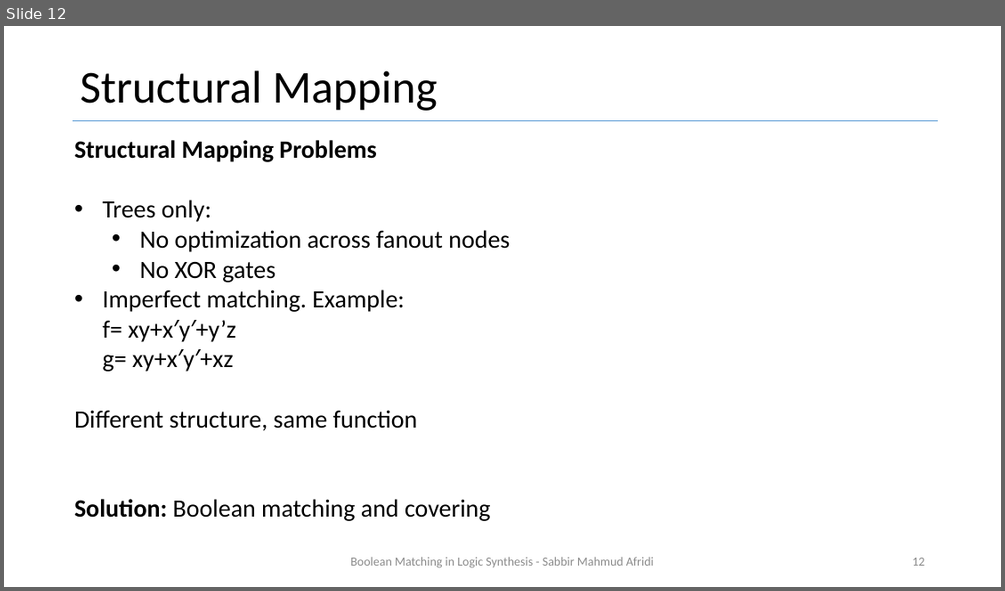
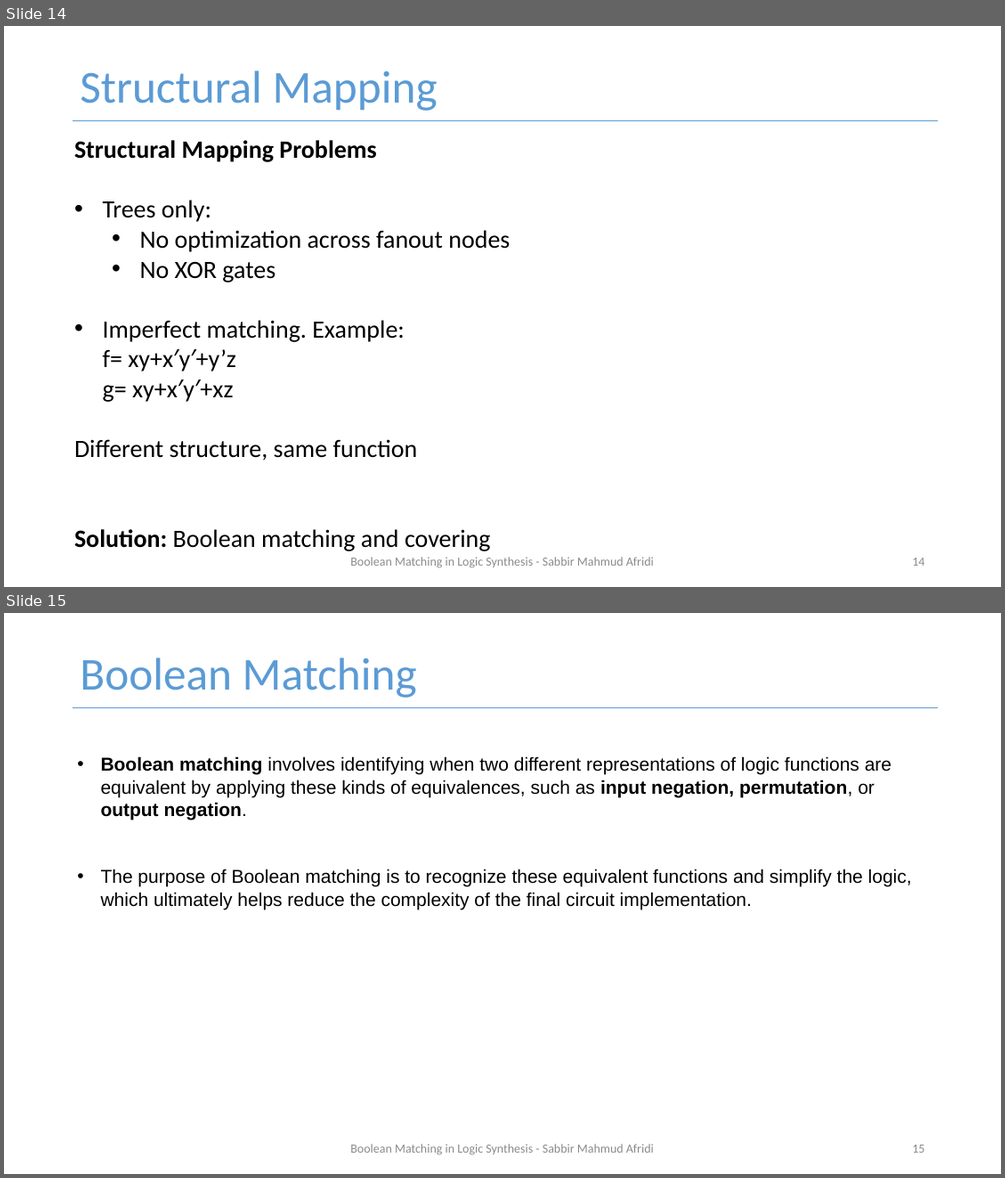
Before and after one commit to smahmuddz/logicSynthesis, a slide deck: Presentation.pptx. Shown one above the other, each under a label of ours: slide 12 before the commit, slides 14 and 15 after it. The pictures are 1005x591 and 1005x1178 pixels, drawn with LibreOffice and Linux fonts; fonts in the diff are those of the drawing. Boxes give left, top, right and bottom in pixels: in the first picture for what was removed or moved away, otherwise in the second. Text is boxed around its words. In the diff, an @@ line names an element or a change of style, - is before the commit and + after.

```diff
--- a/Presentation.pptx
+++ b/Presentation.pptx
@@ slide 15 added at [4,613,1001,1174], background #FFFFFF @@
@@ title added at [80,657,417,698], 44 pt, text #5B9BD5 @@
+Boolean Matching
@@ line added from (73, 707) to (938, 707), #5B9BD5 0.5 pt @@
@@ text added at [101,756,912,909], 18 pt, text #000000 @@
+• Boolean matching involves identifying when two different representations of logic functions are equivalent by applying these kinds of equivalences, such as input negation, permutation, or output negation.
+• The purpose of Boolean matching is to recognize these equivalent functions and simplify the logic, which ultimately helps reduce the complexity of the final circuit implementation.
@@ text added at [350,1143,654,1155], 12 pt, text #8C8C8C @@
+Boolean Matching in Logic Synthesis - Sabbir Mahmud Afridi
@@ page number added at [912,1144,924,1152], 12 pt, text #8C8C8C @@
+15
@@ what was slide 12 is now slide 14 @@
@@ slide 14 changed as well @@
@@ title "Structural Mapping" at [80,70,437,111]: text colour #000000 to #5B9BD5 @@
@@ text "Structural Mapping Problems" rewrapped from [74,140,510,521] to [74,140,510,551] @@
@@ page number at [912,557,924,565]: text changed @@
-12
+14
```
Also in this commit, not shown: 29 other slides changed, 1 other slide added.
